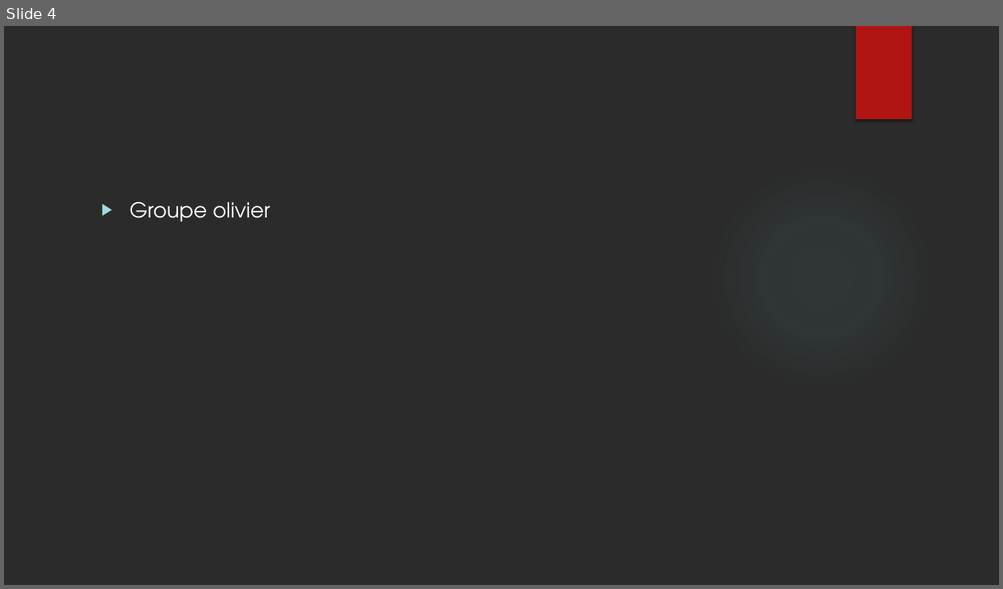
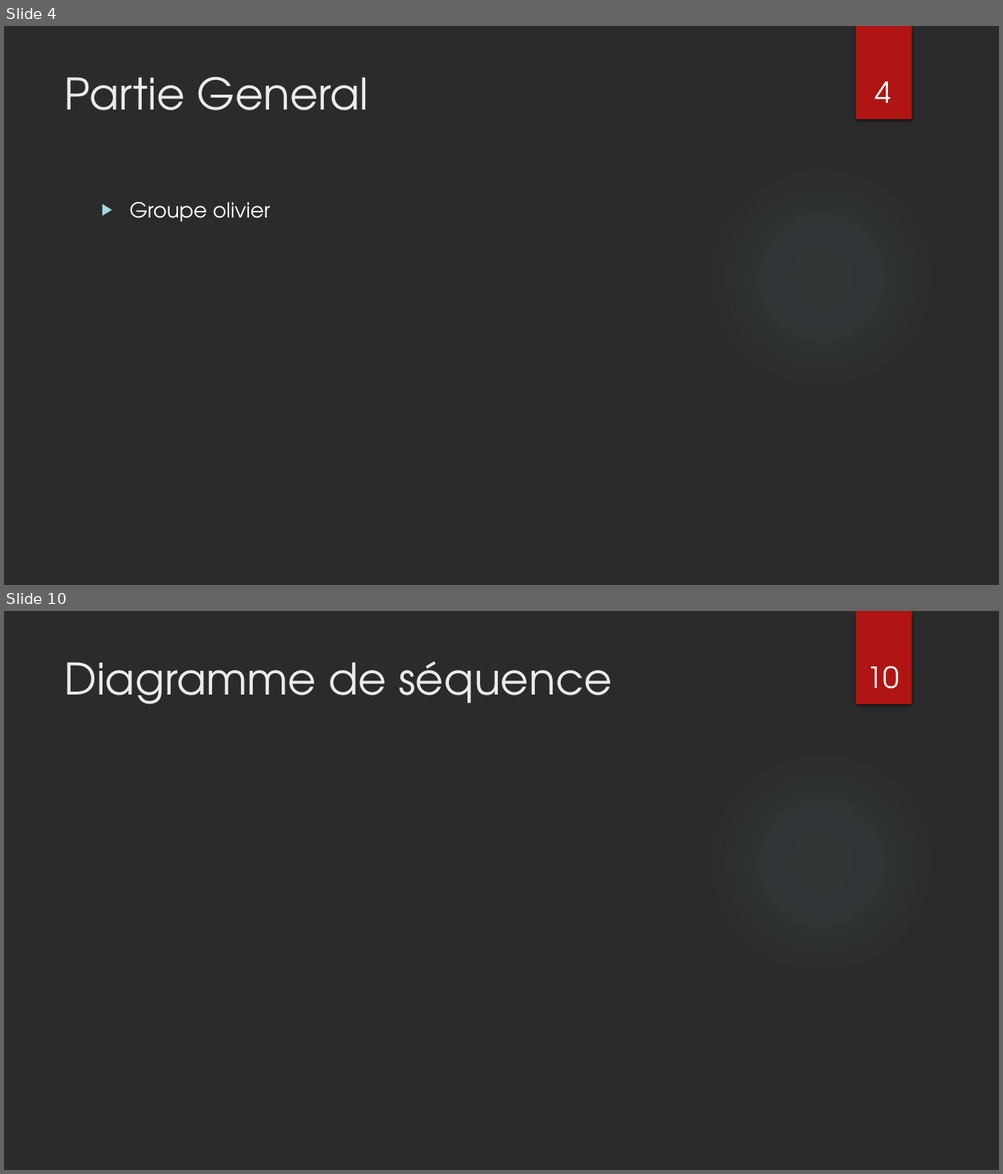
Before and after one commit to lucasminaud/projet_sfl5_serre_automatique, a slide deck: Partie personnelle Lucas MINAUD/Projet SFL5 revue 2.pptx. Shown one above the other, each under a label of ours: slide 4 before the commit, slides 4 and 10 after it; the slides between them are not shown. The pictures are 1003x589 and 1003x1174 pixels, drawn with LibreOffice and Linux fonts; fonts in the diff are those of the drawing; background and template pictures are left out; a plain dark background stands for a picture behind light text. Boxes give left, top, right and bottom in pixels: in the first picture for what was removed or moved away, otherwise in the second. Text is boxed around its words. In the diff, an @@ line names an element or a change of style, - is before the commit and + after.

```diff
--- a/Partie personnelle Lucas MINAUD/Projet SFL5 revue 2.pptx
+++ b/Partie personnelle Lucas MINAUD/Projet SFL5 revue 2.pptx
@@ slide 10 added at (4, 611, 999, 1170), background picture (left out); not listed: 2 template elements that a slide beside it also shows @@
@@ title added at (64, 661, 612, 704), 42 pt, text #EBEBEB @@
+Diagramme de séquence
@@ page number added at (867, 666, 899, 689), 28 pt, text #FFFFFF @@
+10
@@ slide 4 changed as well @@
@@ title added at (64, 77, 368, 110), 42 pt, text #EBEBEB @@
+Partie General
@@ page number added at (875, 82, 891, 103), 28 pt, text #FFFFFF @@
+4
```
Also in this commit, not shown: 3 other slides changed, 10 other slides added, 1 slide removed, 2 other files.
